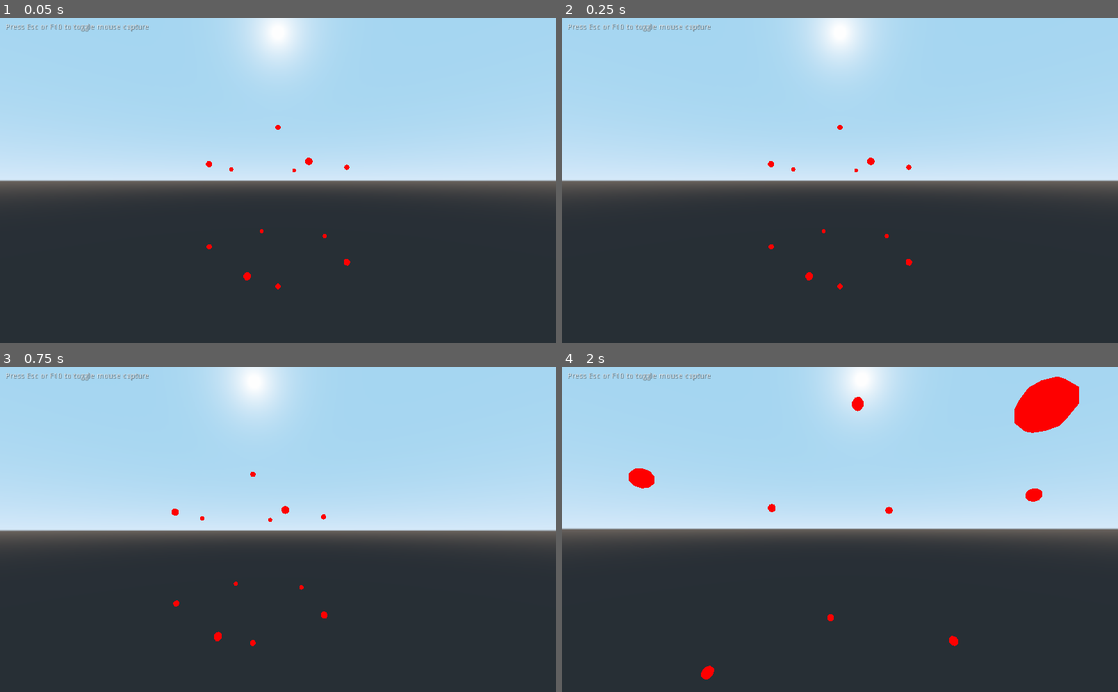
Above: before the commit, frames 1-4 (two rows, left to right).
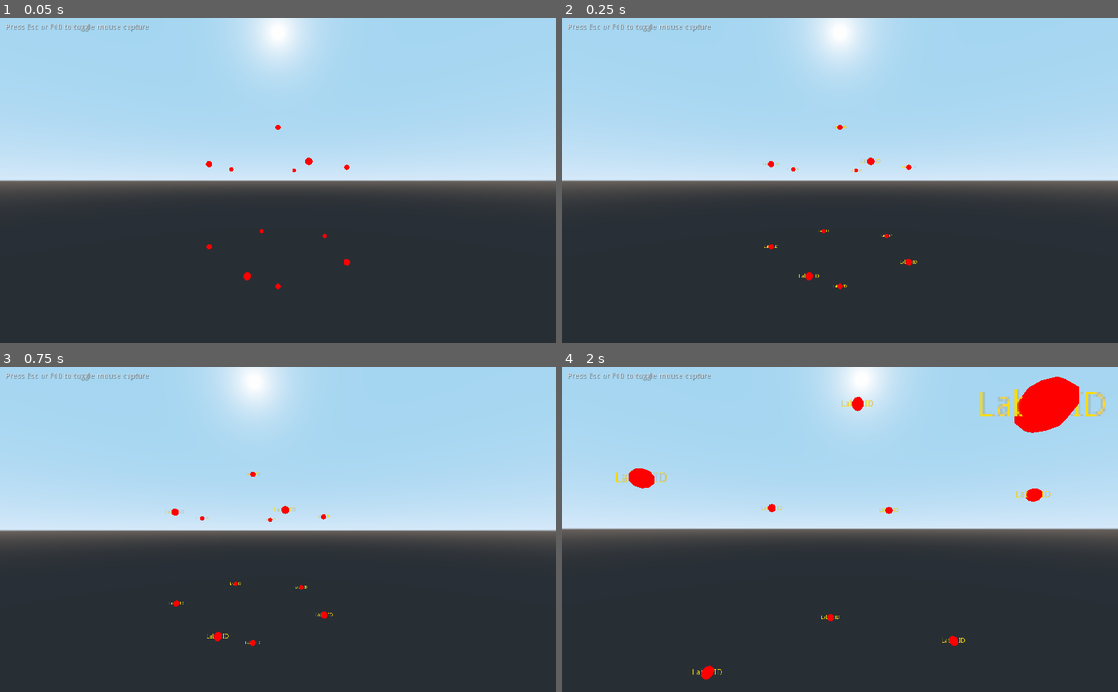
Above: after the commit, the same moments.

Repository: teratron/hexadot
Game: Godot game, scene res://src/World/world.tscn
Two runs of this game, one before a commit and one after it. Both use one fixed random seed, a clock stepped at 60 frames per second and the inputs below.
Inputs (mouse positions are in pixels of both pictures, inside the frame that each line leads up to):
- Up to frame 1 (0.05 s): no input
- Up to frame 2 (0.25 s): no input
- Up to frame 3 (0.75 s): tap Enter at 0.5 s; move the mouse to (305, 529) at 0.52 s; hold W (move_forward) from 0.53 s (still down)
- Up to frame 4 (2 s): keep holding W (move_forward); move the mouse to (812, 529) at 1.27 s

Frame 1 is identical in both runs. In frame 2, less than 0.1% of the frame differs, in the area x 36-64%, y 33-83%; in frame 3, less than 0.1%; in frame 4, 0.7%, in the area x 9-98%, y 6-95%.

Commit message:
3D label

Diff:
--- a/app/project.godot
+++ b/app/project.godot
@@ -10,7 +10,7 @@
 
 _global_script_classes=[ {
 "base": "Reference",
-"class": "ActionClass",
+"class": "ActionMapClass",
 "language": "GDScript",
 "path": "res://src/World/action.gd"
 }, {
@@ -25,7 +25,7 @@
 "path": "res://src/Planet/planet.gd"
 } ]
 _global_script_class_icons={
-"ActionClass": "",
+"ActionMapClass": "",
 "Icosahedron": "res://assets/tool/icosahedron.svg",
 "Planet": "res://assets/tool/earth.svg"
 }
--- a/app/src/World/action.gd
+++ b/app/src/World/action.gd
@@ -1,4 +1,4 @@
-class_name ActionClass #extends InputMap
+class_name ActionMapClass #extends InputMap
 
 
 #var _action: String
@@ -6,14 +6,16 @@
 #var _input_event_key = [null, null]
 #var _input_event_action = [null, null]
 
-
 #var _input_event = {
 #	"key":    InputEventKey,
 #	"action": InputEventAction
 #}
 
 
-#func _init(action: String, code=[]):
+#func _init(action=null, deadzone=0.5, code=[]).(action, deadzone):
+#func _init():
+	#._init()
+	#pass
 #	_action = action
 #	_code = code
 #	var input_event_key    = [null, null]
@@ -32,20 +34,21 @@
 #		InputMap.action_add_event(action, input_event_key[i])
 
 
-func add_action(action: String, key=[]) -> void:
+func add_action(action: String, code=[]) -> void:
+	#.add_action(action)
 	var input_event_key    = [null, null]
 	var input_event_action = [null, null]
 
 	if !InputMap.has_action(action):
 		InputMap.add_action(action)
 
-	for i in len(key):
+	for i in len(code):
 		#InputEventJoypadButton
 		input_event_action[i] = InputEventAction.new()
 		input_event_action[i].action = action
 
 		input_event_key[i] = InputEventKey.new()
-		input_event_key[i].scancode = key[i]
+		input_event_key[i].scancode = code[i]
 
 		InputMap.action_add_event(action, input_event_key[i])
 
--- a/app/src/World/camera.gd
+++ b/app/src/World/camera.gd
@@ -4,7 +4,8 @@
 const MOUSE_SENSITIVITY = 0.002
 const MOVE_SPEED = 0.6
 
-var action         = load("res://src/World/action.gd").new()
+var a        = load("res://src/World/action.gd")
+var action         = a.new()
 #var move_forward  = action.new("move_forward",  [KEY_W, KEY_UP])
 #var move_backword = action.new("move_backword", [KEY_S, KEY_DOWN])
 #var move_left     = action.new("move_left",     [KEY_A, KEY_LEFT])
--- a/app/src/World/label.gd
+++ /dev/null
@@ -1,117 +0,0 @@
-extends Position3D
-
-
-#onready var camera = get_viewport().get_camera()
-#onready var parent = get_parent()
-#onready var label = $Label
-#onready var marker = $Marker
-#
-## The waypoint's text.
-#export var text = "Waypoint" setget set_text
-#
-## If `true`, the waypoint sticks to the viewport's edges when moving off-screen.
-#export var sticky = true
-#
-#
-#func _ready() -> void:
-#	self.text = text
-#
-#	if not parent is Spatial:
-#		push_error("The waypoint's parent node must inherit from Spatial.")
-#
-#
-#func _process(_delta):
-#	if not camera.current:
-#		# If the camera we have isn't the current one, get the current camera.
-#		camera = get_viewport().get_camera()
-#	var parent_translation = parent.global_transform.origin
-#	var camera_transform = camera.global_transform
-#	var camera_translation = camera_transform.origin
-#
-#	# We would use "camera.is_position_behind(parent_translation)", except
-#	# that it also accounts for the near clip plane, which we don't want.
-#	var is_behind = camera_transform.basis.z.dot(parent_translation - camera_translation) > 0
-#
-#	# Fade the waypoint when the camera gets close.
-#	var distance = camera_translation.distance_to(parent_translation)
-#	modulate.a = clamp(range_lerp(distance, 0, 2, 0, 1), 0, 1 )
-#
-#	var unprojected_position = camera.unproject_position(parent_translation)
-#	# `get_size_override()` will return a valid size only if the stretch mode is `2d`.
-#	# Otherwise, the viewport size is used directly.
-#	var viewport_base_size = (
-#			get_viewport().get_size_override() if get_viewport().get_size_override() > Vector2(0, 0)
-#			else get_viewport().size
-#	)
-#
-#	if not sticky:
-#		# For non-sticky waypoints, we don't need to clamp and calculate
-#		# the position if the waypoint goes off screen.
-#		rect_position = unprojected_position
-#		visible = not is_behind
-#		return
-#
-#	# We need to handle the axes differently.
-#	# For the screen's X axis, the projected position is useful to us,
-#	# but we need to force it to the side if it's also behind.
-#	if is_behind:
-#		if unprojected_position.x < viewport_base_size.x / 2:
-#			unprojected_position.x = viewport_base_size.x - MARGIN
-#		else:
-#			unprojected_position.x = MARGIN
-#
-#	# For the screen's Y axis, the projected position is NOT useful to us
-#	# because we don't want to indicate to the user that they need to look
-#	# up or down to see something behind them. Instead, here we approximate
-#	# the correct position using difference of the X axis Euler angles
-#	# (up/down rotation) and the ratio of that with the camera's FOV.
-#	# This will be slightly off from the theoretical "ideal" position.
-#	if is_behind or unprojected_position.x < MARGIN or \
-#			unprojected_position.x > viewport_base_size.x - MARGIN:
-#		var look = camera_transform.looking_at(parent_translation, Vector3.UP)
-#		var diff = angle_diff(look.basis.get_euler().x, camera_transform.basis.get_euler().x)
-#		unprojected_position.y = viewport_base_size.y * (0.5 + (diff / deg2rad(camera.fov)))
-#
-#	rect_position = Vector2(
-#			clamp(unprojected_position.x, MARGIN, viewport_base_size.x - MARGIN),
-#			clamp(unprojected_position.y, MARGIN, viewport_base_size.y - MARGIN)
-#	)
-#
-#	label.visible = true
-#	rect_rotation = 0
-#	# Used to display a diagonal arrow when the waypoint is displayed in
-#	# one of the screen corners.
-#	var overflow = 0
-#
-#	if rect_position.x <= MARGIN:
-#		# Left overflow.
-#		overflow = -45
-#		label.visible = false
-#		rect_rotation = 90
-#	elif rect_position.x >= viewport_base_size.x - MARGIN:
-#		# Right overflow.
-#		overflow = 45
-#		label.visible = false
-#		rect_rotation = 270
-#
-#	if rect_position.y <= MARGIN:
-#		# Top overflow.
-#		label.visible = false
-#		rect_rotation = 180 + overflow
-#	elif rect_position.y >= viewport_base_size.y - MARGIN:
-#		# Bottom overflow.
-#		label.visible = false
-#		rect_rotation = -overflow
-#
-#
-#func set_text(p_text):
-#	text = p_text
-#
-#	# The label's text can only be set once the node is ready.
-#	if is_inside_tree():
-#		label.text = p_text
-#
-#
-#static func angle_diff(from, to):
-#	var diff = fmod(to - from, TAU)
-#	return fmod(2.0 * diff, TAU) - diff
--- a/app/src/World/label.tscn
+++ b/app/src/World/label.tscn
@@ -1,20 +1,26 @@
 [gd_scene load_steps=2 format=2]
 
-[ext_resource path="res://src/World/label.gd" type="Script" id=1]
+[sub_resource type="ViewportTexture" id=1]
+viewport_path = NodePath("Viewport")
 
-[node name="LabelPosition" type="Position3D"]
-script = ExtResource( 1 )
+[node name="Label3D" type="Position3D"]
+__meta__ = {
+"_edit_group_": true
+}
 
-[node name="Label" type="Label" parent="."]
-margin_left = -80.0
-margin_top = -40.0
-margin_right = 80.0
-margin_bottom = -20.0
-custom_colors/font_color_shadow = Color( 0, 0, 0, 0.5 )
-custom_constants/shadow_offset_x = 1
-custom_constants/shadow_offset_y = 1
-text = "id"
+[node name="Viewport" type="Viewport" parent="."]
+size = Vector2( 100, 20 )
+transparent_bg = true
+
+[node name="Label" type="Label" parent="Viewport"]
+anchor_right = 1.0
+anchor_bottom = 1.0
+text = "Label ID"
 align = 1
-__meta__ = {
-"_edit_use_anchors_": false
-}
+valign = 1
+
+[node name="Sprite3D" type="Sprite3D" parent="."]
+flip_v = true
+modulate = Color( 1, 0.866667, 0, 1 )
+billboard = 1
+texture = SubResource( 1 )
--- a/app/src/World/world.gd
+++ b/app/src/World/world.gd
@@ -1,8 +1,7 @@
 extends Spatial
 
 onready var icosahedron = $Icosahedron
-onready var label = preload("res://src/World/label.tscn")
-#var LabelPosition = label.new()
+onready var label = load("res://src/World/label.tscn")
 
 
 func _ready():
@@ -28,8 +27,9 @@
 		m.translation.x = v.x
 		m.translation.y = v.y
 		m.translation.z = v.z
-		m.add_child($label, true)
-		#print(v.y)
+
+		m.add_child(label.instance(), true)
+
 
 	#prints(icosahedron.vertex_array[0].x, icosahedron.vertex_array[0].y, icosahedron.vertex_array[0].z)
 	#prints(icosahedron.vertex_array[0]._xyz)
